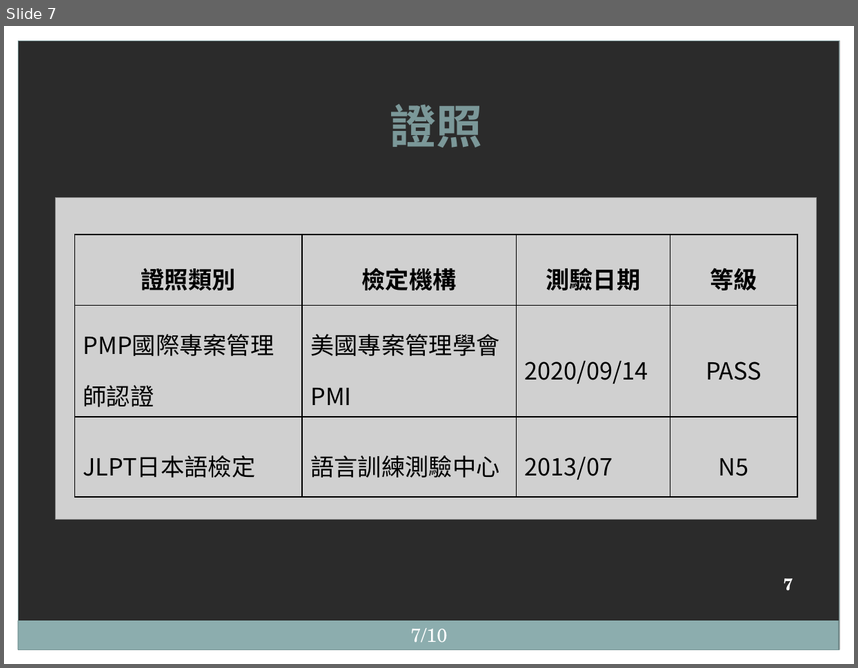
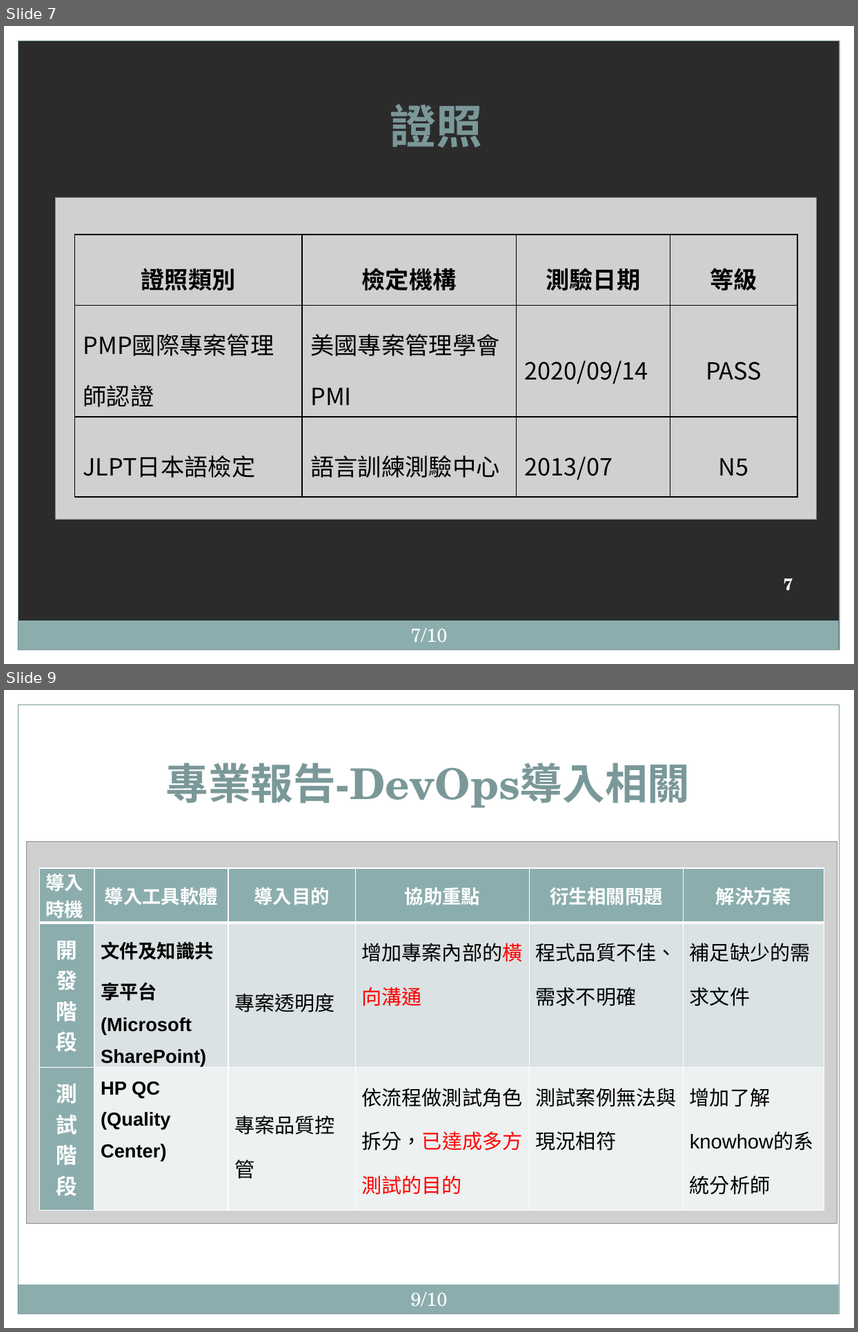
Before and after one commit to hrne/FINAL_REPORT, a slide deck: twu/面試/數據通信分公司_附件CHK-01簡報_1100427_涂宇欣.pptx. Shown one above the other, each under a label of ours: slide 7 before the commit, slides 7 and 9 after it; the slides between them are not shown. The pictures are 858x668 and 858x1332 pixels, drawn with LibreOffice and Linux fonts; fonts in the diff are those of the drawing; grey boxes stand for pictures; background and template pictures are left out; a plain dark background stands for a picture behind light text. Boxes give left, top, right and bottom in pixels: in the first picture for what was removed or moved away, otherwise in the second. Text is boxed around its words. In the diff, an @@ line names an element or a change of style, - is before the commit and + after.

```diff
--- a/twu/面試/數據通信分公司_附件CHK-01簡報_1100427_涂宇欣.pptx
+++ b/twu/面試/數據通信分公司_附件CHK-01簡報_1100427_涂宇欣.pptx
@@ slide 9 added at box(4, 690, 854, 1328), background picture (left out); not listed: 5 template elements that a slide beside it also shows @@
@@ title added at box(165, 762, 690, 808), 36 pt, text #7B9899, bold @@
+專業報告-DevOps導入相關
@@ picture added at box(26, 841, 837, 1223) @@
@@ table added at box(40, 867, 824, 1199), 3 rows, 6 columns @@
+導入 / 時機 | 導入工具軟體 | 導入目的 | 協助重點 | 衍生相關問題 | 解決方案
+開發 / 階段 | 文件及知識共享平台(Microsoft / SharePoint) | 專案透明度 | 增加專案內部的橫向溝通 | 程式品質不佳、需求不明確 | 補足缺少的需求文件
+測試 / 階段 | HP QC / (Quality Center) | 專案品質控管 | 依流程做測試角色拆分，已達成多方測試的目的 | 測試案例無法與現況相符 | 增加了解knowhow的系統分析師
@@ page number added at box(760, 1223, 817, 1272), 14 pt, text #FFFFFF, bold @@
+9
@@ page number added at box(410, 1292, 447, 1306), 16 pt, text #FFFFFF @@
+9/10
```
Also in this commit, not shown: 3 slides changed, 1 slide removed.
